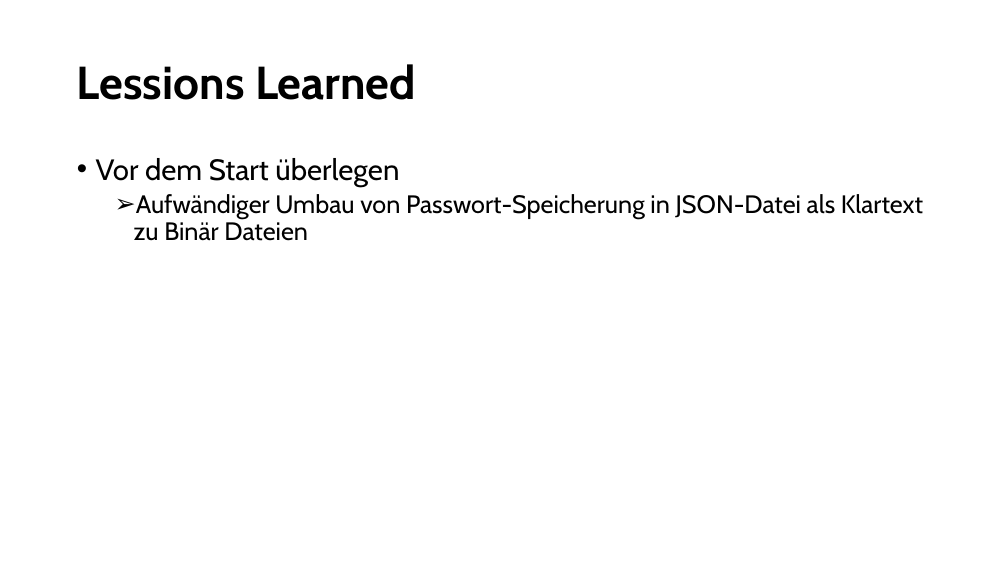
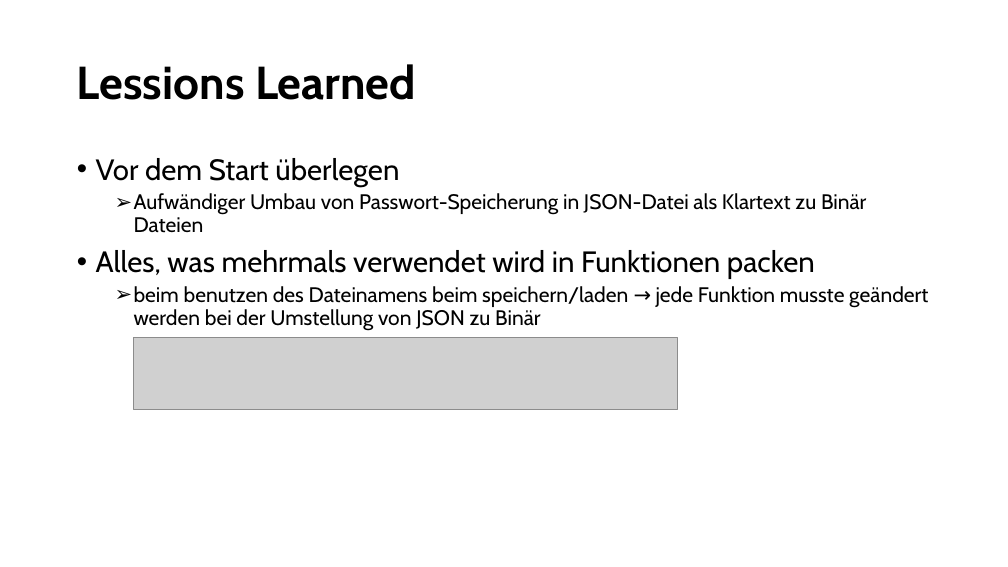
Before and after one commit to NykyTV/PasswortManager, a slide deck: slide 12 of pp/Presentation.pptx. Drawn at 1008x567 pixels with LibreOffice and Linux fonts; fonts in the diff are those of the drawing; grey boxes stand for pictures. Boxes give left, top, right and bottom in pixels: in the first picture for what was removed or moved away, otherwise in the second. Text is boxed around its words. In the diff, an @@ line names an element or a change of style, - is before the commit and + after.

Commit message:
changed Powerpoint

```diff
--- a/pp/Presentation.pptx
+++ b/pp/Presentation.pptx
@@ text at <box>134,193,866,233</box>: size 24 to 20 pt in "Aufwändiger Umbau von Passwort-Speicherung in JSON-Datei als ..." @@
@@ text at <box>96,250,928,331</box>: paragraphs added @@
+• Alles, was mehrmals verwendet wird in Funktionen packen
+  ➢ beim benutzen des Dateinamens beim speichern/laden → jede Funktion musste geändert werden bei der Umstellung von JSON zu Binär
@@ picture added at <box>133,337,678,409</box> @@
```
Also in this commit, not shown: 1 other slide changed.
